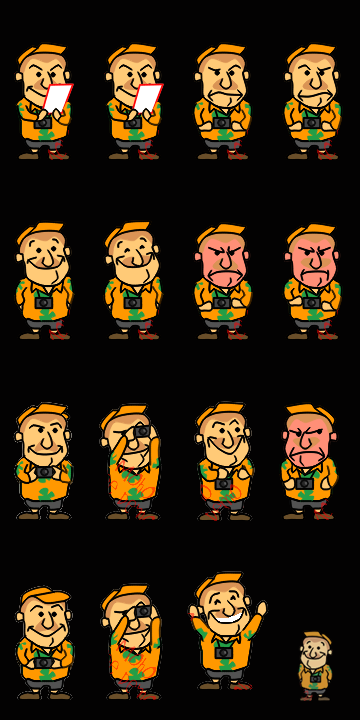
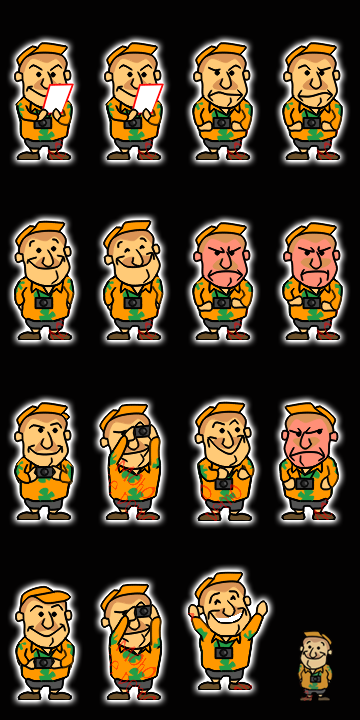
Two versions of the same layered image (w=360, h=720). Layer-by-layer changes:
showed "Слой 35 (копия) 2" over [13, 42, 343, 700]
